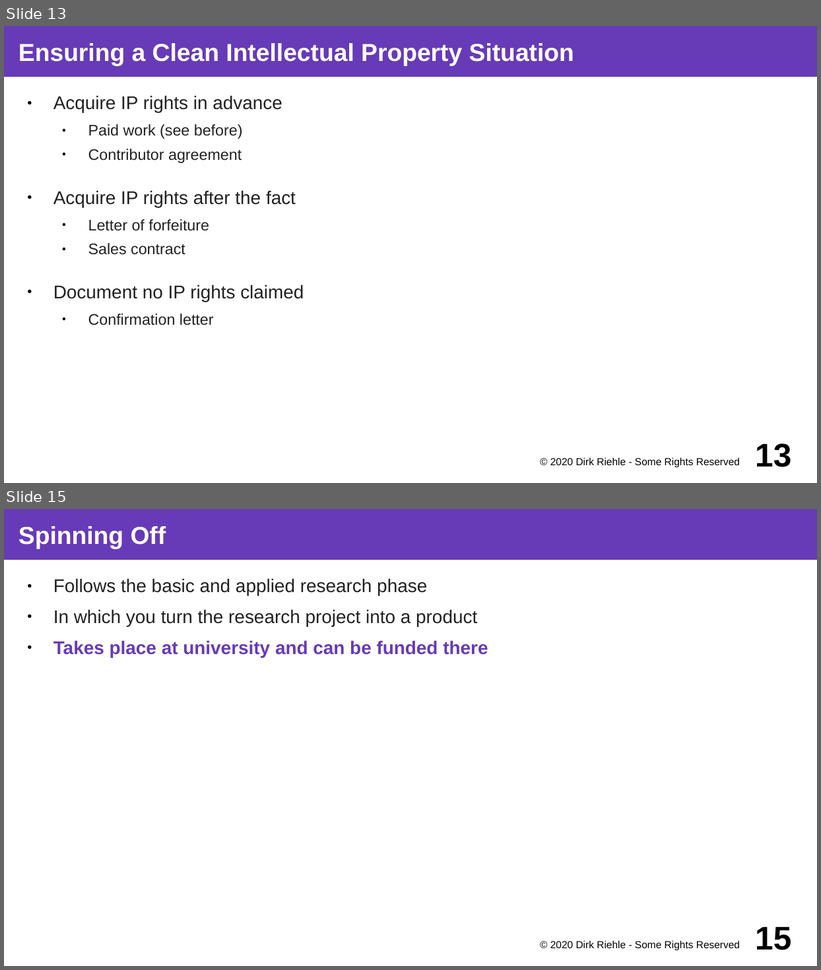
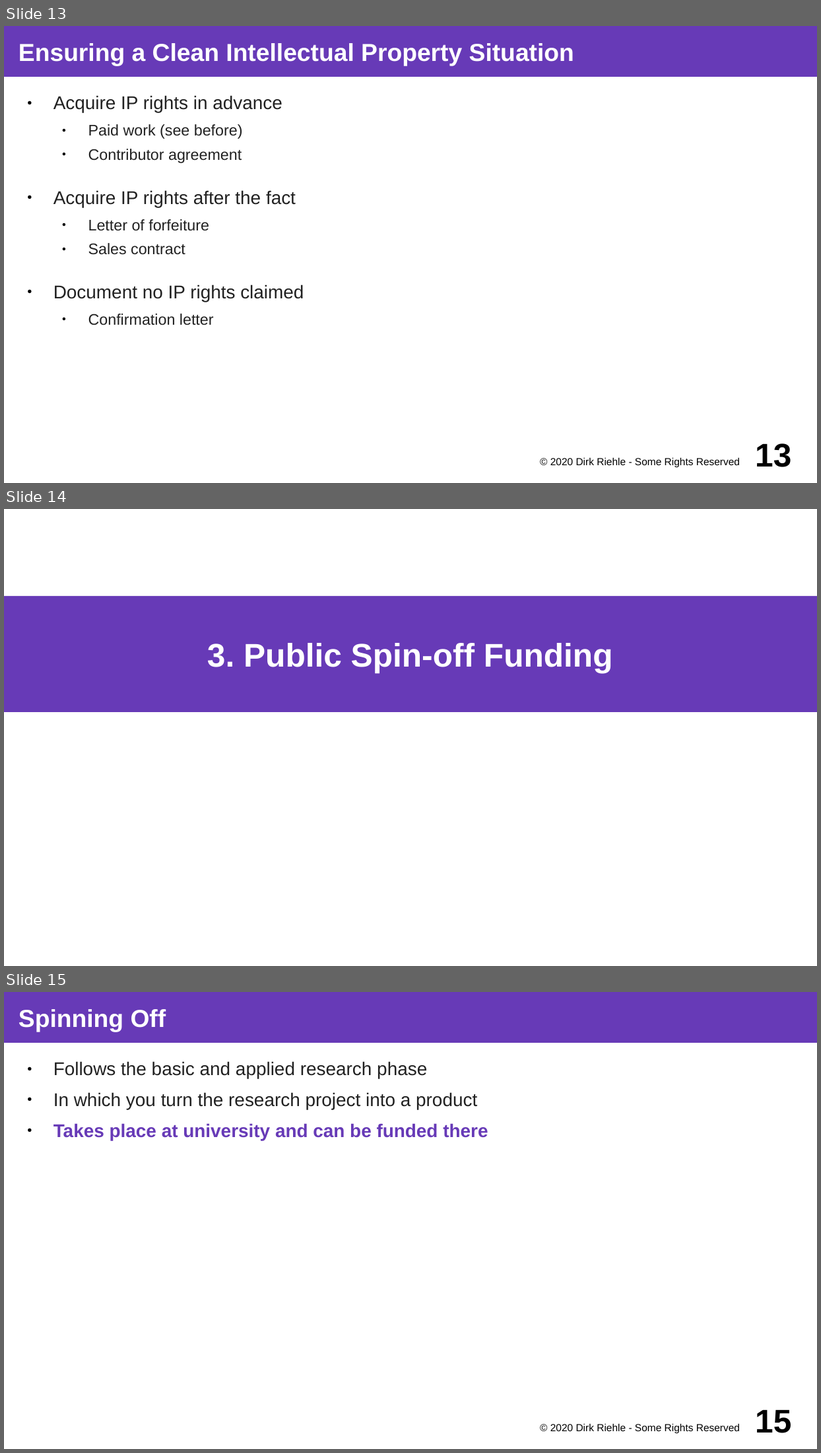
Before and after one commit to dirkriehle/coss-course, a slide deck: Lecture slides/COSS D03 - University Spin-offs.odp. Shown one above the other, each under a label of ours: slides 13 and 15 before the commit, slides 13, 14 and 15 after it; the slides between them are not shown. The pictures are 821x970 and 821x1453 pixels, drawn with LibreOffice and Linux fonts; fonts in the diff are those of the drawing. Boxes give left, top, right and bottom in pixels: in the first picture for what was removed or moved away, otherwise in the second. Text is boxed around its words. In the diff, an @@ line names an element or a change of style, - is before the commit and + after.

```diff
--- a/Lecture slides/COSS D03 - University Spin-offs.odp
+++ b/Lecture slides/COSS D03 - University Spin-offs.odp
@@ slide 14 added at box(4, 509, 817, 966), background #FFFFFF @@
@@ title added at box(4, 596, 817, 712), fill #673AB7, 32 pt, text #FFFFFF, bold @@
+3. Public Spin-off Funding
```
Also in this commit, not shown: 2 slides changed, 2 other slides added, 4 other files.
